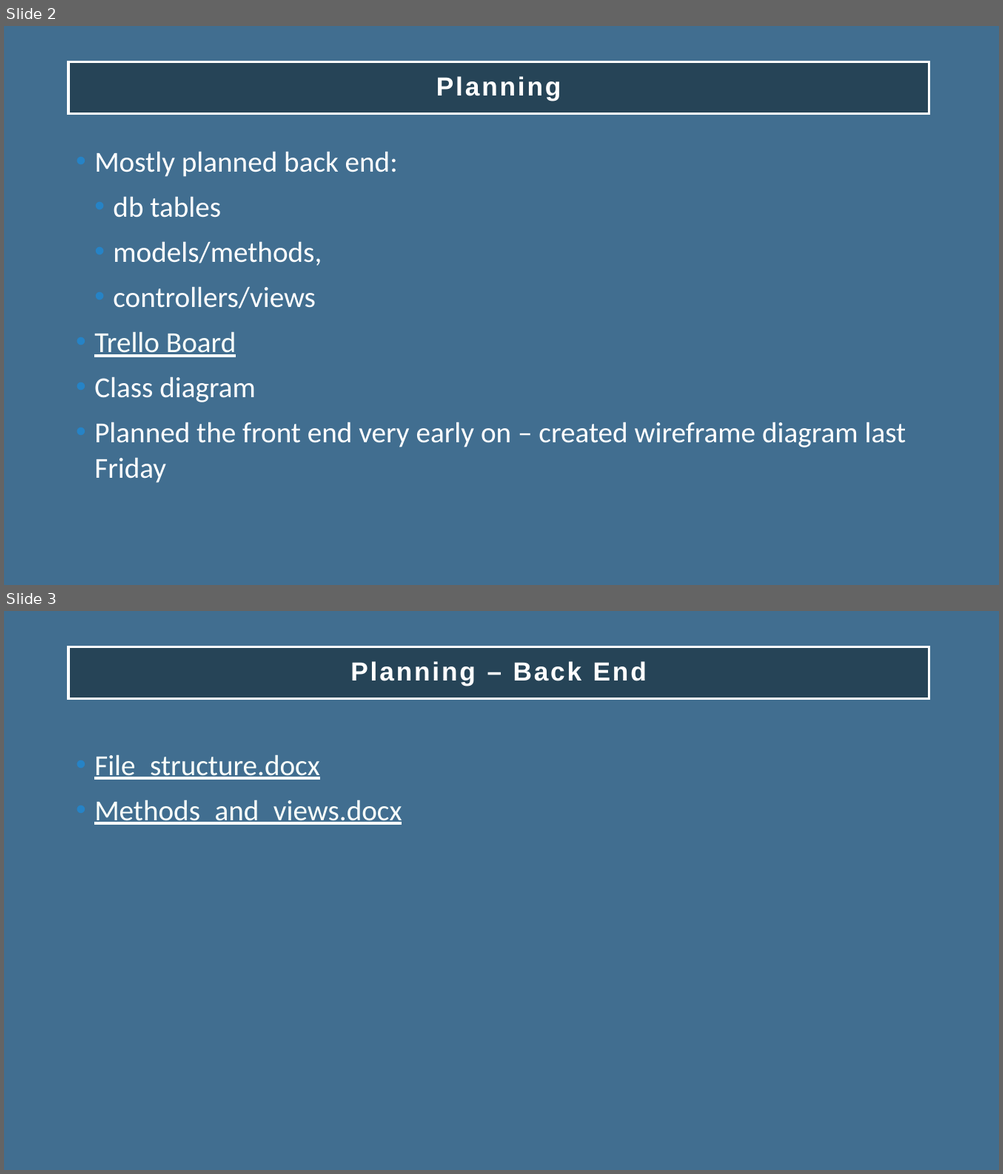
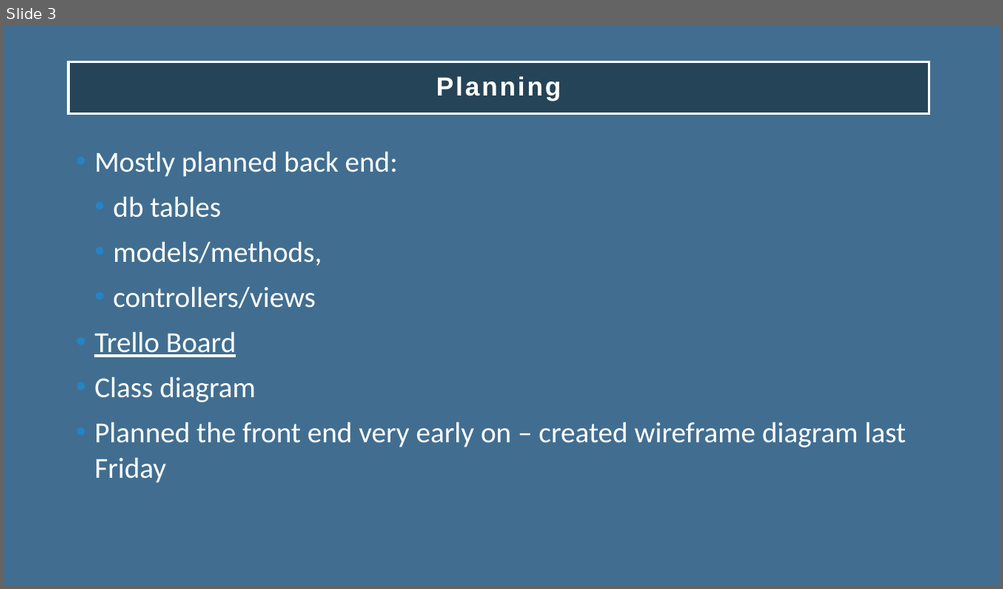
Before and after one commit to davey-e/project1_week5_money_cashboard_documents, a slide deck: Project_presentation.pptx. Shown one above the other, each under a label of ours: slides 2 and 3 before the commit, slide 3 after it. The pictures are 1003x1174 and 1003x589 pixels, drawn with LibreOffice and Linux fonts; fonts in the diff are those of the drawing. Boxes give left, top, right and bottom in pixels: in the first picture for what was removed or moved away, otherwise in the second. Text is boxed around its words. In the diff, an @@ line names an element or a change of style, - is before the commit and + after.

```diff
--- a/Project_presentation.pptx
+++ b/Project_presentation.pptx
@@ slide 3 removed at (4,611,999,1170), background #426E90 @@
@@ title removed at (68,647,928,699) @@
-Planning – Back End
@@ text removed at (94,755,401,825) @@
-• File_structure.docx
-• Methods_and_views.docx
@@ what was slide 2 is now slide 3 @@
```
Also in this commit, not shown: 3 slides changed, 1 slide added, 3 other files.
